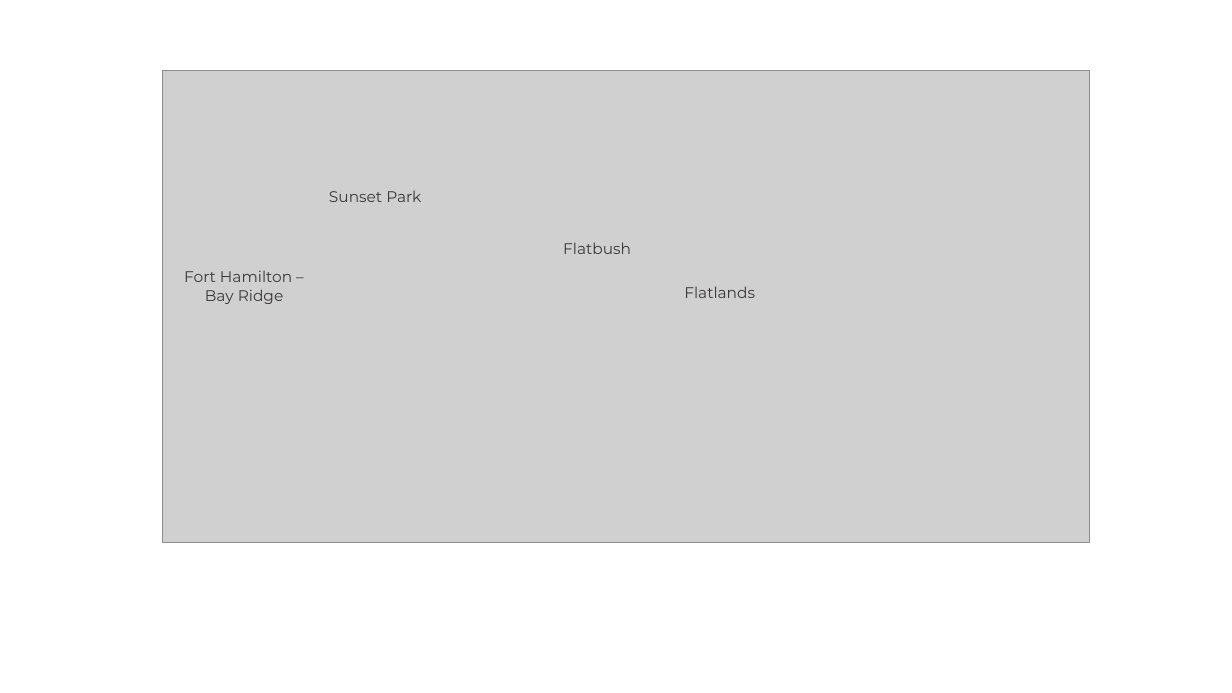
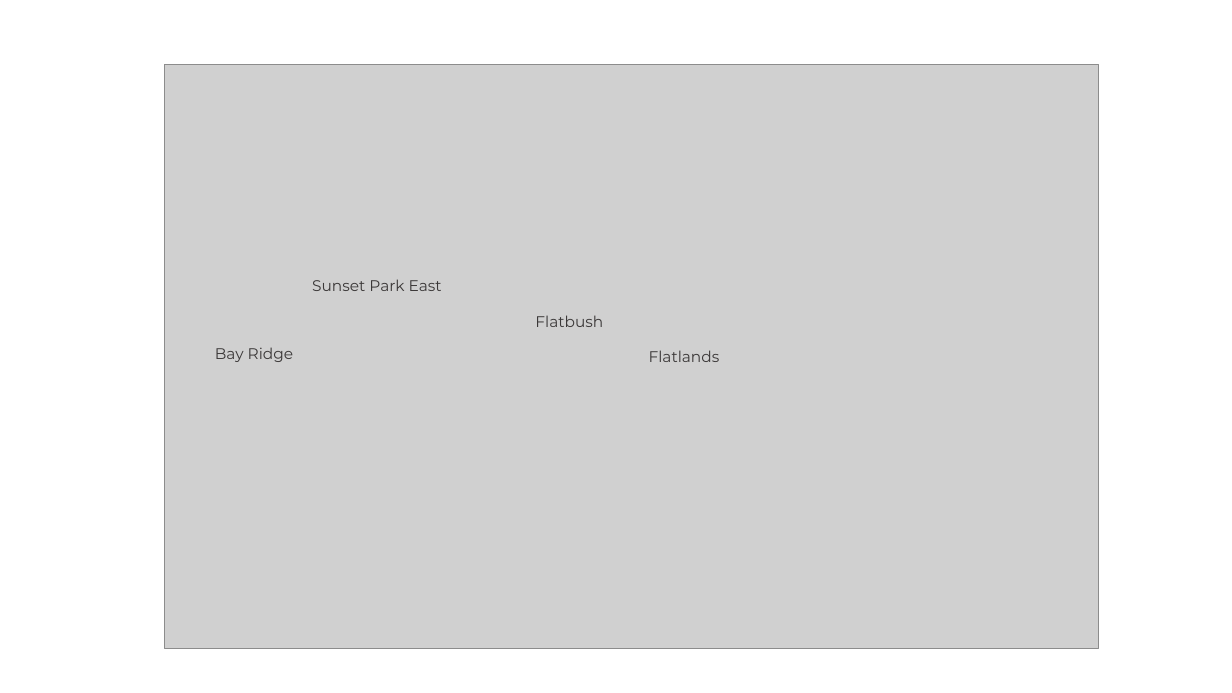
Before and after one commit to louiedooey/Thesis-Gentrification-and-Crime-NYC, a slide deck: slide 2 of visualizations/Diagrams.pptx. Drawn at 1232x693 pixels with LibreOffice and Linux fonts; fonts in the diff are those of the drawing; grey boxes stand for pictures. Boxes give left, top, right and bottom in pixels: in the first picture for what was removed or moved away, otherwise in the second. Text is boxed around its words. In the diff, an @@ line names an element or a change of style, - is before the commit and + after.

```diff
--- a/visualizations/Diagrams.pptx
+++ b/visualizations/Diagrams.pptx
@@ picture resized from (x1=163, y1=70, x2=1090, y2=543) to (x1=165, y1=64, x2=1099, y2=648) @@
@@ text at (x1=312, y1=279, x2=442, y2=291): text changed @@
-Sunset Park
+Sunset Park East
@@ text "Flatbush" moved from (x1=563, y1=242, x2=631, y2=254) to (x1=535, y1=315, x2=603, y2=327) @@
@@ text at (x1=215, y1=347, x2=294, y2=362): text changed @@
-Fort Hamilton –
-Bay Ridge
+Bay Ridge
@@ text "Flatlands" moved from (x1=684, y1=286, x2=755, y2=298) to (x1=649, y1=350, x2=720, y2=362) @@
```
Also in this commit, not shown: 4 slides added, 29 other files.
